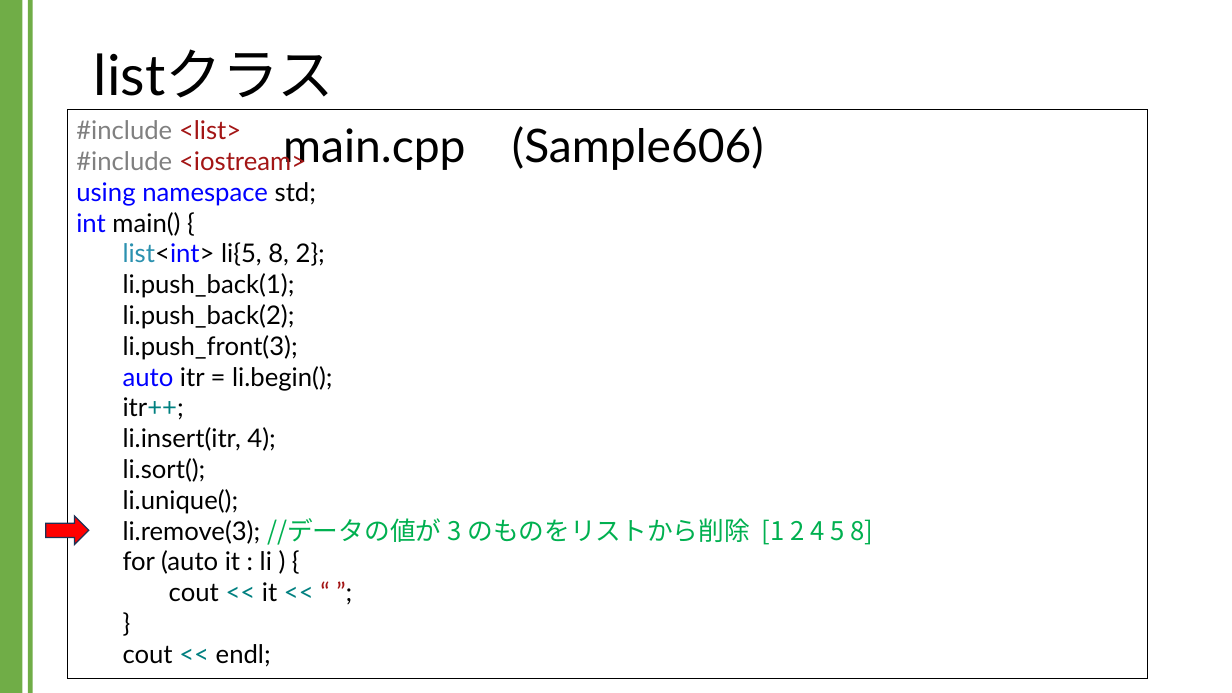
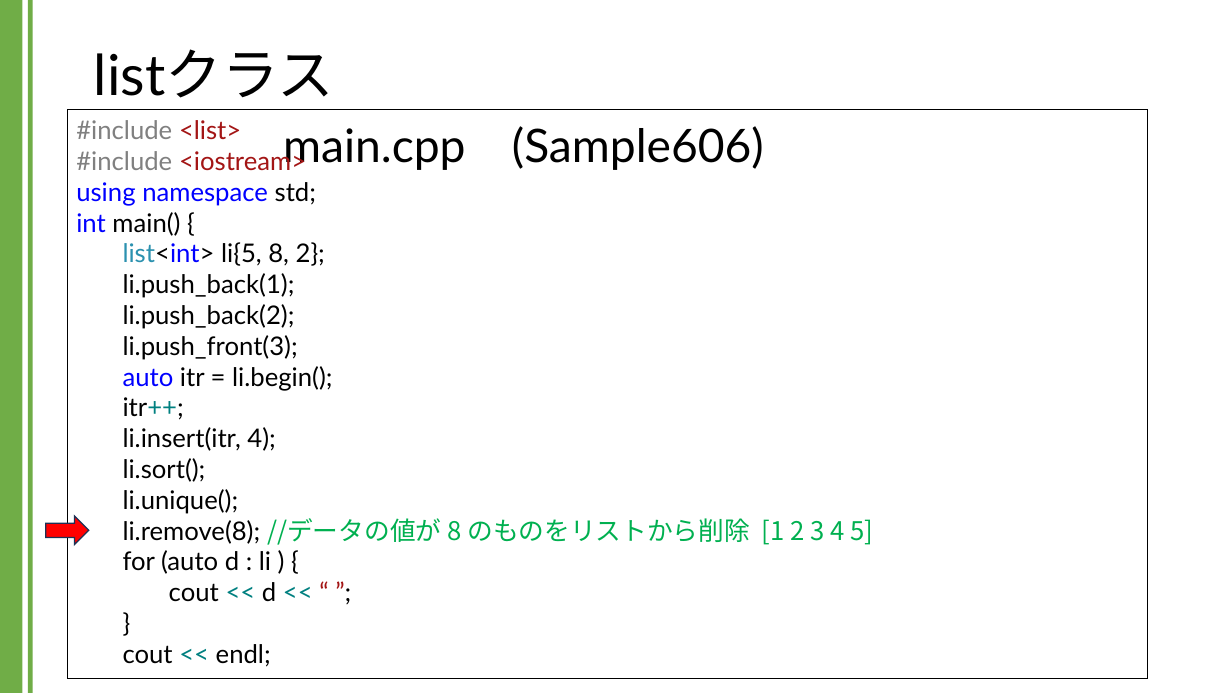
Before and after one commit to kic-murata/cpp2024, a slide deck: slide 13 of 授業資料/講義資料：Listクラス.pptx. Drawn at 1232x693 pixels with LibreOffice and Linux fonts; fonts in the diff are those of the drawing. Boxes give left, top, right and bottom in pixels: in the first picture for what was removed or moved away, otherwise in the second. Text is boxed around its words. In the diff, an @@ line names an element or a change of style, - is before the commit and + after.

```diff
--- a/授業資料/講義資料：Listクラス.pptx
+++ b/授業資料/講義資料：Listクラス.pptx
@@ text in rectangle at [123,518,873,602]: text changed @@
-li.remove(3); //データの値が 3 のものをリストから削除 [1 2 4 5 8]
-for (auto it : li ) {
-cout << it << “ ”;
+li.remove(8); //データの値が 8 のものをリストから削除 [1 2 3 4 5]
+for (auto d : li ) {
+cout << d << “ ”;
```
Also in this commit, not shown: 1 other slide changed, 2 other files.
